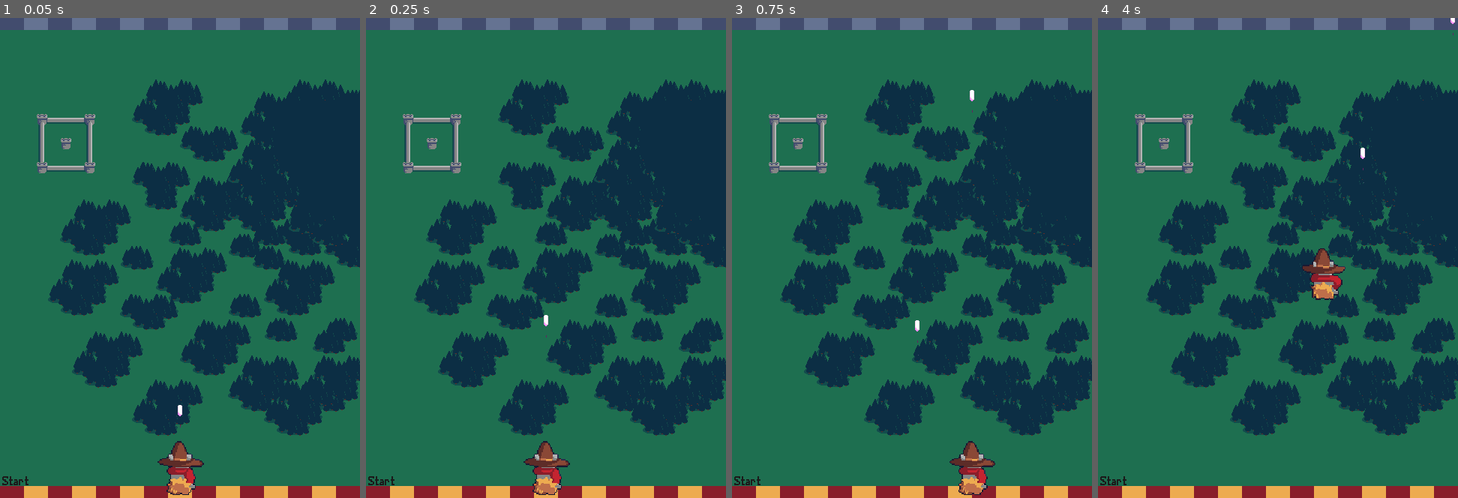
Above: before the commit, frames 1-4 (left to right).
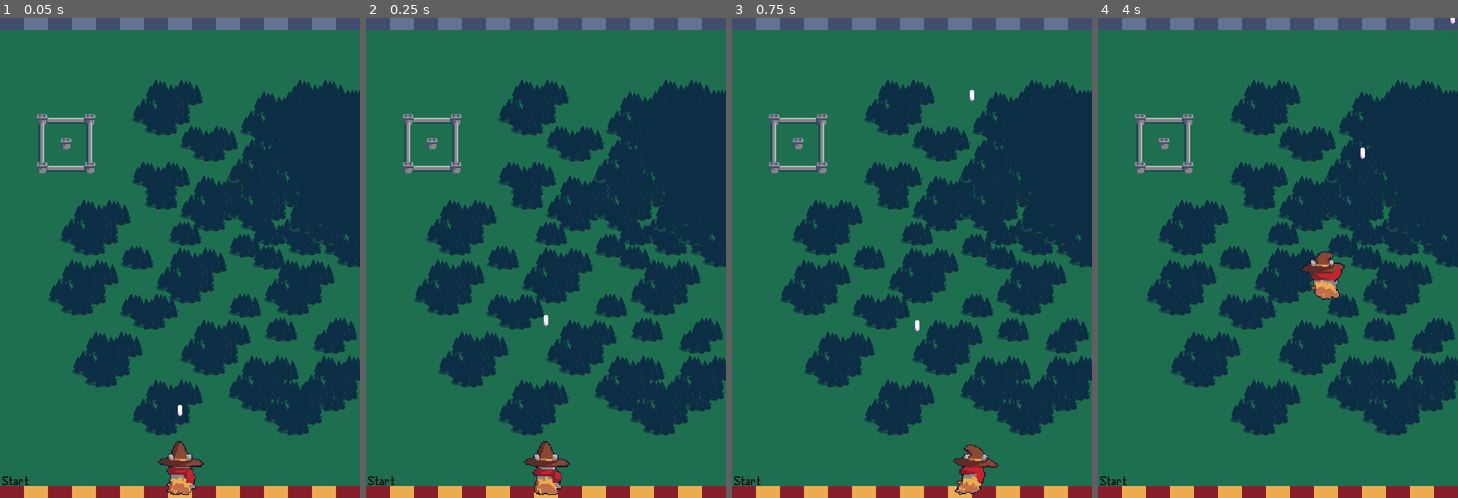
Above: after the commit, the same moments.

Repository: Poipurin/Shoot-em-up
Game: Godot game, scene res://assets/scenes/Game.tscn
Same seed, same stepped clock (60 frames per second), same inputs: the game is played once before the commit and once after it.
Inputs:
- Up to frame 1 (0.05 s): no input
- Up to frame 2 (0.25 s): no input
- Up to frame 3 (0.75 s): hold Right (move_right) from 0.53 s (still down); hold Space (shoot) from 0.53 s (still down)
- Up to frame 4 (4 s): release Right (move_right) at 1.28 s; release Space (shoot) at 1.28 s; hold Down (move_down) 1.28-2.03 s; tap Space (shoot) at 1.35, 2.85 s; hold Right (move_right) 2.03-2.78 s; hold Space (shoot) 2.03-2.78 s; hold Up (move_up) 2.78-3.53 s; hold Left (move_left) from 3.53 s (still down); hold Space (shoot) from 3.53 s (still down)

Frame 1 is identical in both runs. In frame 2, 0.2% of the frame differs, in the area x 46-55%, y 93-100%; in frame 3, 0.4%; in frame 4, 0.5%, in the area x 56-69%, y 47-59%.

Commit message:
player animation, right and left

Diff:
--- a/Shoot-em-up/assets/scenes/Player.tscn
+++ b/Shoot-em-up/assets/scenes/Player.tscn
@@ -6,12 +6,28 @@
 [ext_resource path="res://assets/art/players/characters/player/red_scarf4.png" type="Texture" id=4]
 [ext_resource path="res://assets/art/players/characters/player/red_scarf1.png" type="Texture" id=5]
 [ext_resource path="res://assets/art/players/characters/player/red_scarf3.png" type="Texture" id=6]
+[ext_resource path="res://assets/art/players/characters/player/red_scarf_right1.png" type="Texture" id=7]
+[ext_resource path="res://assets/art/players/characters/player/red_scarf_right3.png" type="Texture" id=8]
+[ext_resource path="res://assets/art/players/characters/player/red_scarf_left2.png" type="Texture" id=9]
+[ext_resource path="res://assets/art/players/characters/player/red_scarf_left1.png" type="Texture" id=10]
+[ext_resource path="res://assets/art/players/characters/player/red_scarf_left3.png" type="Texture" id=11]
+[ext_resource path="res://assets/art/players/characters/player/red_scarf_right2.png" type="Texture" id=12]
 
 [sub_resource type="SpriteFrames" id=2]
 animations = [ {
 "frames": [ ExtResource( 5 ), ExtResource( 3 ), ExtResource( 6 ), ExtResource( 4 ), ExtResource( 1 ) ],
 "loop": true,
 "name": "fly",
+"speed": 5.0
+}, {
+"frames": [ ExtResource( 10 ), ExtResource( 9 ), ExtResource( 11 ) ],
+"loop": true,
+"name": "left",
+"speed": 5.0
+}, {
+"frames": [ ExtResource( 7 ), ExtResource( 12 ), ExtResource( 8 ) ],
+"loop": true,
+"name": "right",
 "speed": 5.0
 } ]
 
@@ -24,7 +40,7 @@
 [node name="AnimatedSprite" type="AnimatedSprite" parent="."]
 scale = Vector2( 1.5, 1.5 )
 frames = SubResource( 2 )
-animation = "fly"
+animation = "left"
 
 [node name="CollisionShape2D" type="CollisionShape2D" parent="."]
 position = Vector2( -1, 3 )
--- a/Shoot-em-up/assets/script/Player.gd
+++ b/Shoot-em-up/assets/script/Player.gd
@@ -11,27 +11,30 @@
 func _ready():
 	screen_size = get_viewport_rect().size
 	position = Vector2(240, 600)
+	$AnimatedSprite.play("fly")
 
 func _physics_process(delta):
 	var velocity = Vector2.ZERO
 	if Input.is_action_pressed("move_right"):
+		$AnimatedSprite.animation = "right"
 		velocity.x += 1
 	elif Input.is_action_pressed("move_left"):
 		velocity.x -= 1
-	elif Input.is_action_pressed("move_down"):
+		$AnimatedSprite.animation = "left"
+	else:
+		$AnimatedSprite.animation = "fly"
+
+	if Input.is_action_pressed("move_down"):
 		velocity.y += 1
-	elif Input.is_action_pressed("move_up"):
+
+	if Input.is_action_pressed("move_up"):
 		velocity.y -= 1
 
 	if velocity.length() > 0:
 		velocity = velocity.normalized() * speed
-		$AnimatedSprite.play()
 		position += velocity * delta
 		position.x = clamp(position.x, 0, screen_size.x)
 		position.y = clamp(position.y, 0, screen_size.y)
-		$AnimatedSprite.animation = "fly"
-		$AnimatedSprite.flip_v = false
-		$AnimatedSprite.flip_h = false
 
 func start(pos):
 	position = pos
Not shown: 1 places in Shoot-em-up/assets/scenes/Player.tscn that only renumber resources
